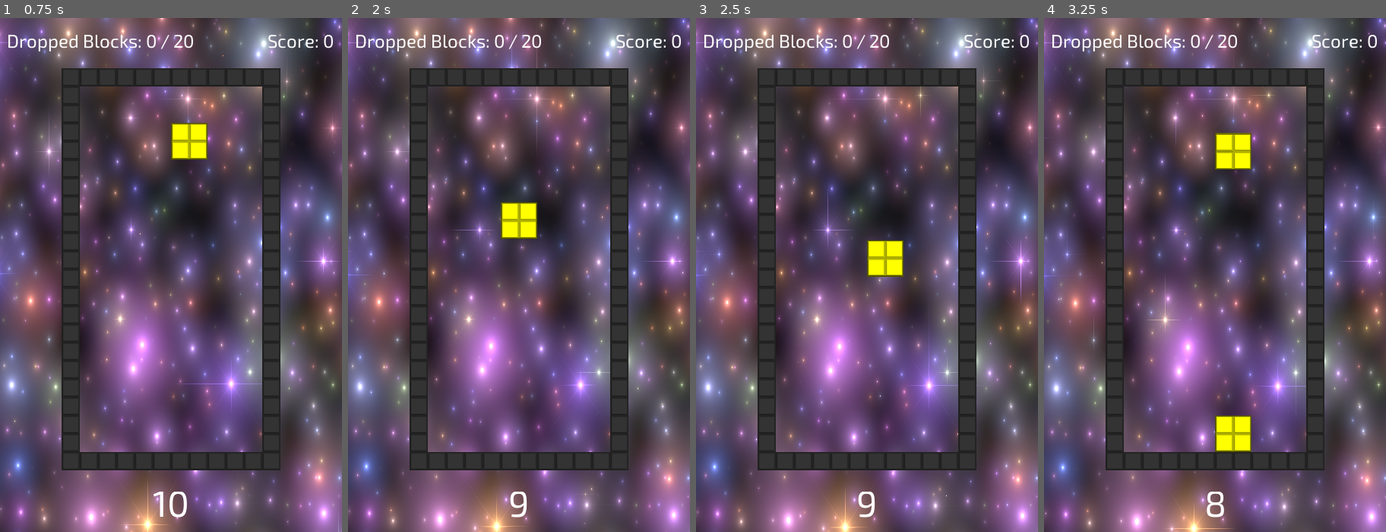
Above: before the commit, frames 1-4 (left to right).
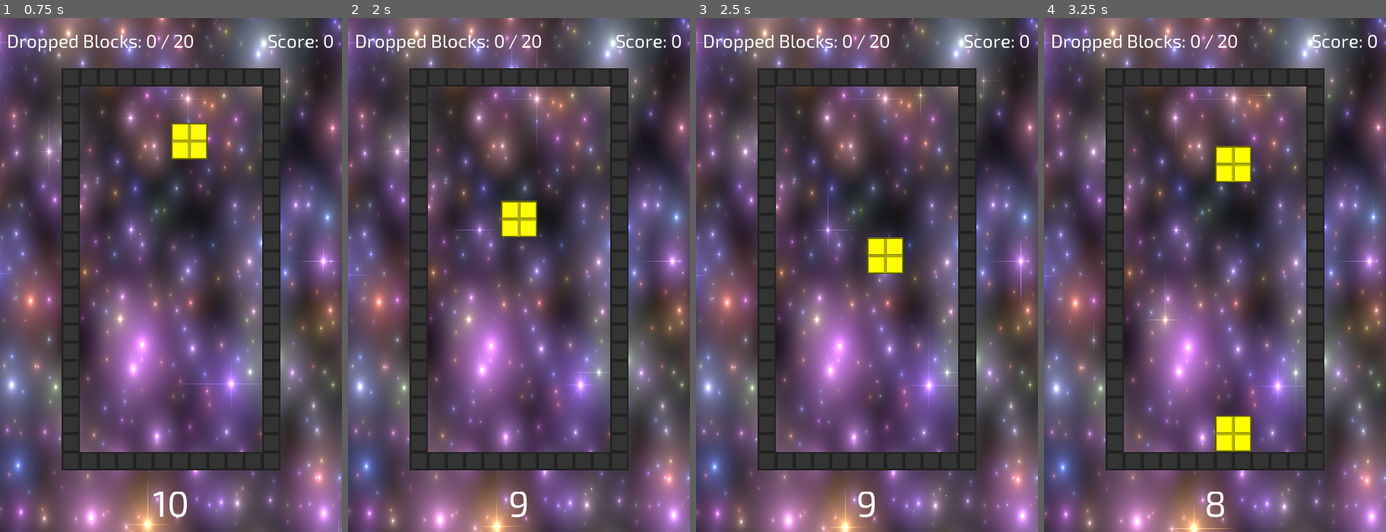
Above: after the commit, the same moments.

Repository: danielcannell/rotatris
Game: Godot game, scene res://Main.tscn
Two runs of this game, one before a commit and one after it. Both use one fixed random seed, a clock stepped at 60 frames per second and the inputs below.
Inputs:
- Up to frame 1 (0.75 s): hold Right (move_right) from 0.53 s (still down); tap Space (drop) at 0.6 s
- Up to frame 2 (2 s): release Right (move_right) at 1.28 s; hold Left (move_left) from 1.28 s (still down); tap Down (rotate_ccw) at 1.35 s
- Up to frame 3 (2.5 s): release Left (move_left) at 2.03 s; hold Right (move_right) from 2.03 s (still down); tap Up (rotate_cw) at 2.1 s
- Up to frame 4 (3.25 s): keep holding Right (move_right); tap Space (drop) at 2.85 s

Frame 1 is identical in both runs. In frame 2, 0.2% of the frame differs, in the area x 44-56%, y 35-43%; in frame 3, 0.3%; in frame 4, 0.7%, in the area x 50-61%, y 22-32%.

Commit message:
Actually slow down the speed-up

Diff:
--- a/Globals.gd
+++ b/Globals.gd
@@ -34,7 +34,7 @@
 
 
 var TIME_TO_MOVE_1_SQUARE := 0.25
-const SPEED_UP_RATE = log(2) / 030
+const SPEED_UP_RATE = log(2) / 300
 const INITIAL_TIME_TO_MOVE_1_SQUARE := 0.25
 const ROTATE_INTERVAL := 10.0
 const GRID_HALF_WIDTH := 5
